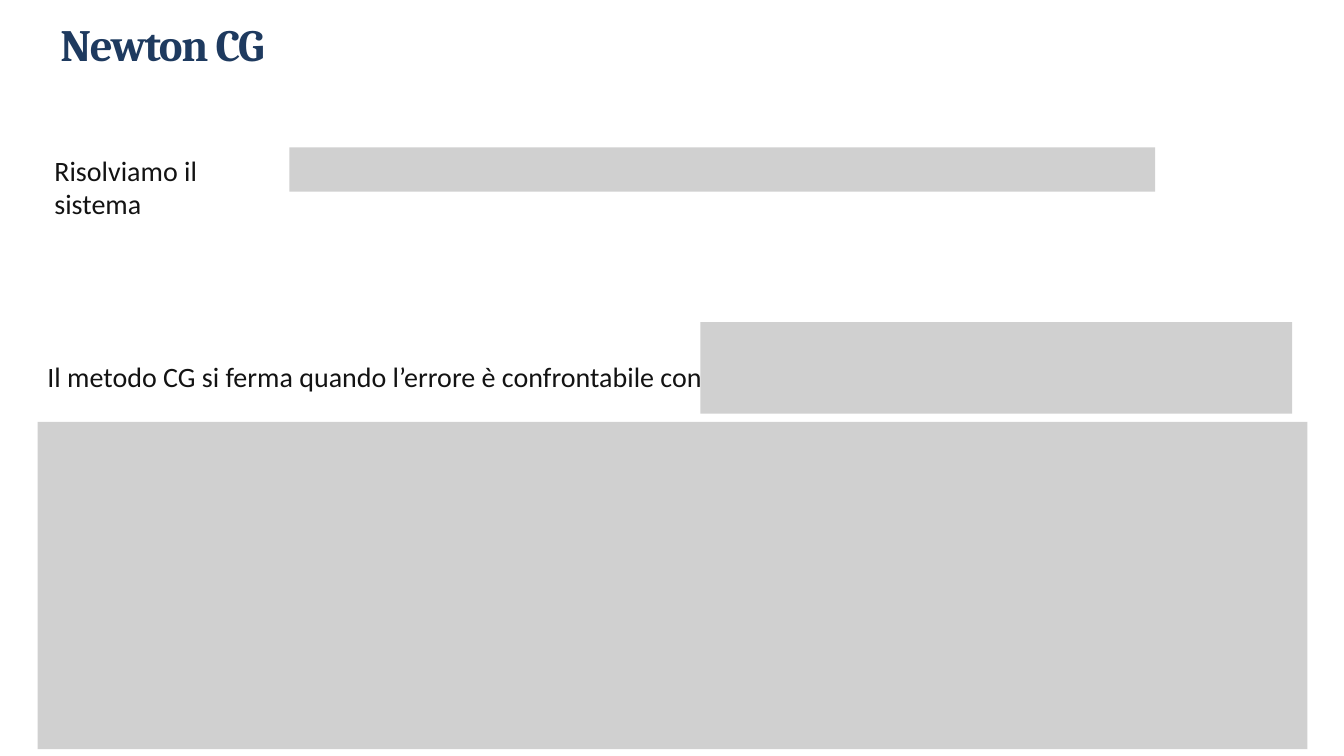
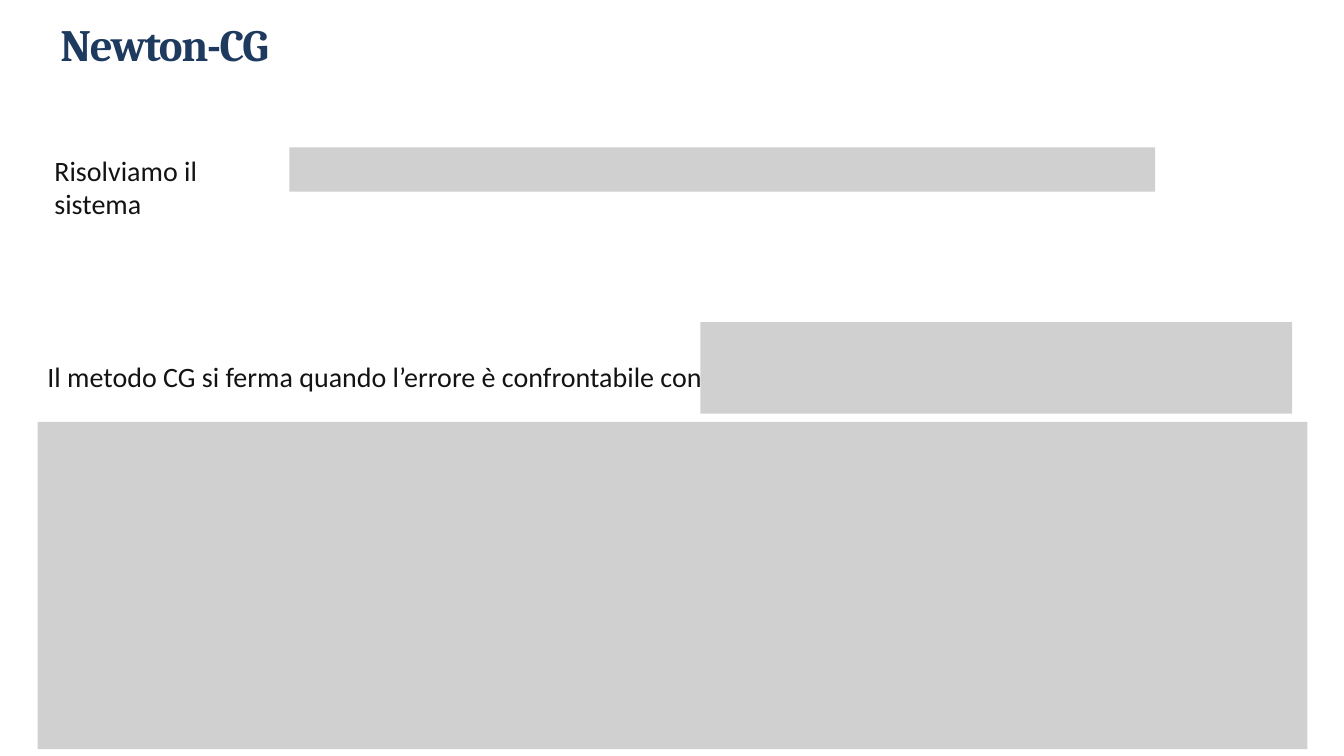
Before and after one commit to Alessandro1040/selezione-dinamica-batch, a slide deck: slide 9 of presentazione_riformattata.pptx. Drawn at 1344x756 pixels with LibreOffice and Linux fonts; fonts in the diff are those of the drawing; grey boxes stand for pictures. Boxes give left, top, right and bottom in pixels: in the first picture for what was removed or moved away, otherwise in the second. Text is boxed around its words. In the diff, an @@ line names an element or a change of style, - is before the commit and + after.

```diff
--- a/presentazione_riformattata.pptx
+++ b/presentazione_riformattata.pptx
@@ title at bbox=[60, 30, 268, 62]: text changed @@
-Newton CG
+Newton-CG
```
Also in this commit, not shown: 10 other slides changed, 1 other file.
